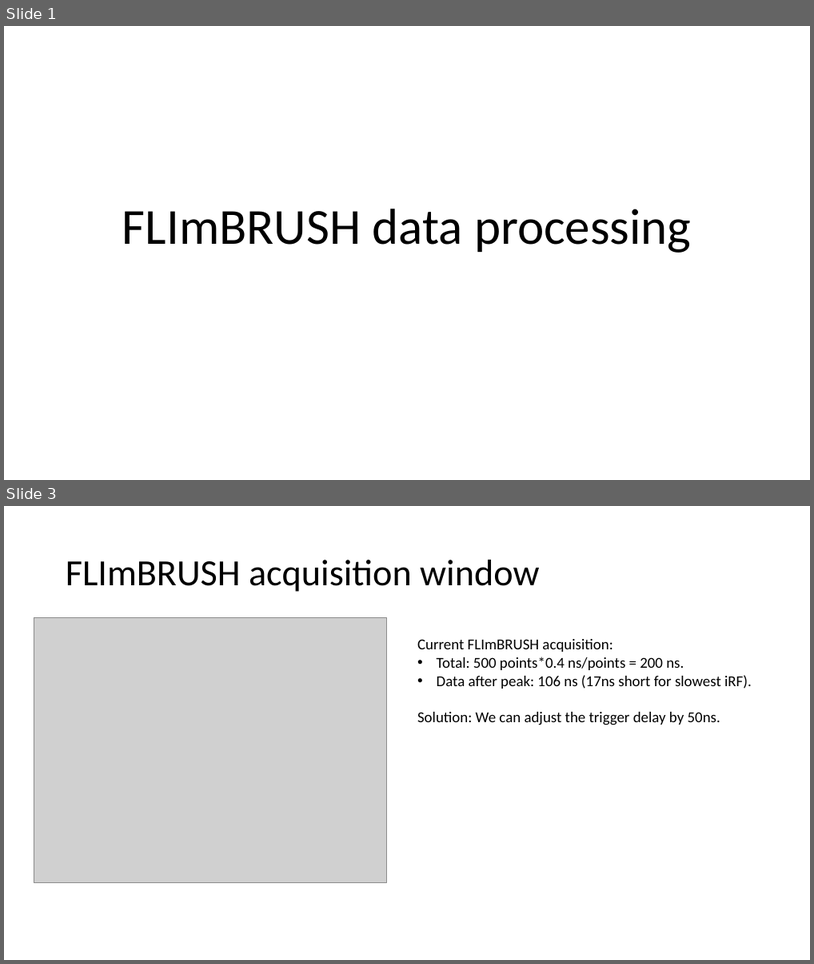
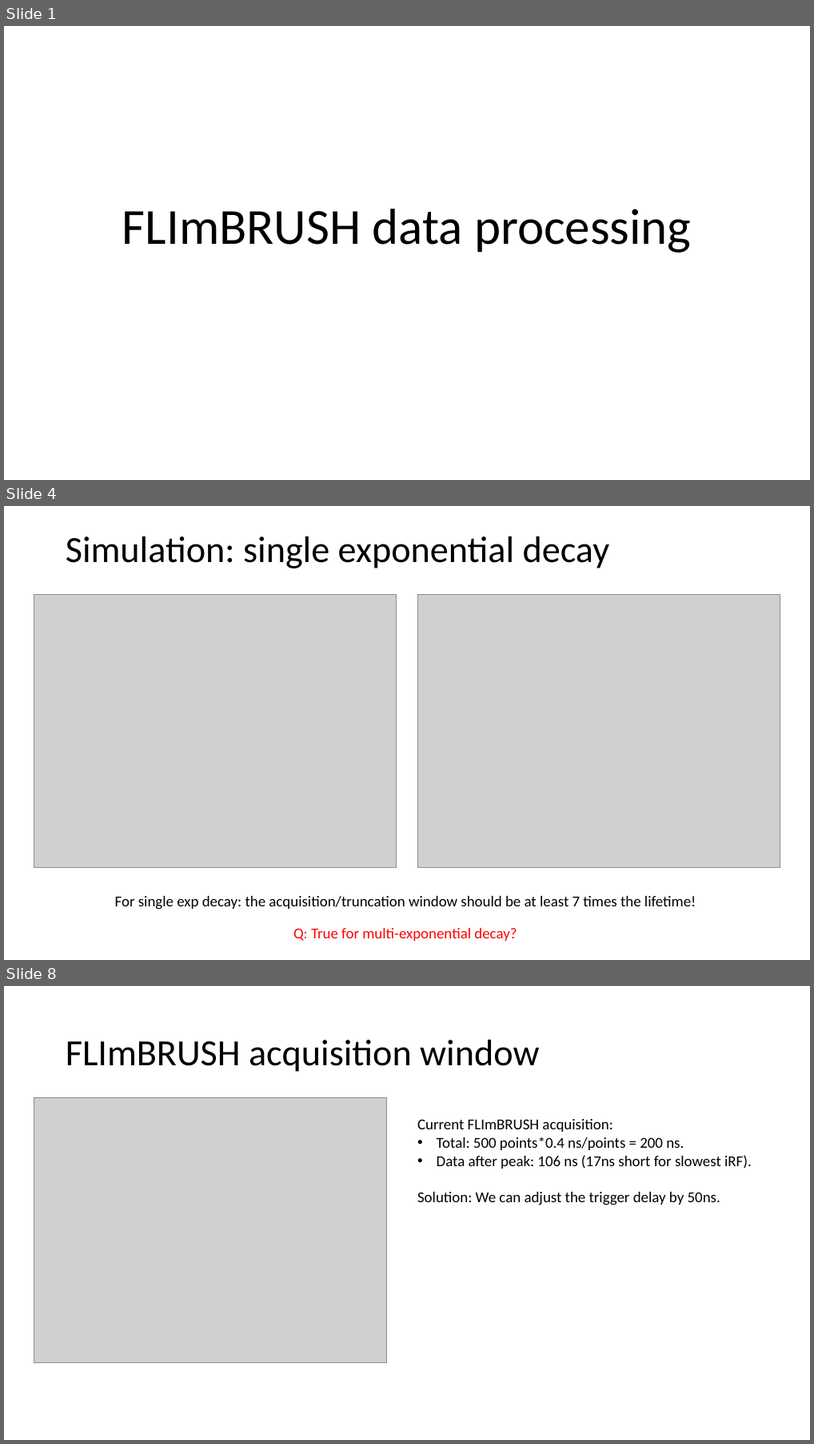
Before and after one commit to marculab/FLImBrushDataProcessingTool, a slide deck: AlphaDeterminatin/FLImBRUSH data processing.pptx. Shown one above the other, each under a label of ours: slides 1 and 3 before the commit, slides 1, 4 and 8 after it; the slides between them are not shown. The pictures are 814x964 and 814x1444 pixels, drawn with LibreOffice and Linux fonts; fonts in the diff are those of the drawing; grey boxes stand for pictures. Boxes give left, top, right and bottom in pixels: in the first picture for what was removed or moved away, otherwise in the second. Text is boxed around its words. In the diff, an @@ line names an element or a change of style, - is before the commit and + after.

```diff
--- a/AlphaDeterminatin/FLImBRUSH data processing.pptx
+++ b/AlphaDeterminatin/FLImBRUSH data processing.pptx
@@ slide 4 added at box(4, 506, 810, 960), background #FFFFFF @@
@@ title added at box(66, 536, 610, 568), 44 pt, text #000000 @@
+Simulation: single exponential decay
@@ picture added at box(34, 594, 397, 867) @@
@@ picture added at box(418, 594, 781, 867) @@
@@ text added at box(115, 896, 696, 909), 18 pt, text #000000 @@
+For single exp decay: the acquisition/truncation window should be at least 7 times the lifetime!
@@ text added at box(294, 928, 517, 940), 18 pt, text #FF0000 @@
+Q: True for multi-exponential decay?
@@ what was slide 3 is now slide 8 @@
```
Also in this commit, not shown: 9 slides changed, 35 other slides added, 4 slides removed.
